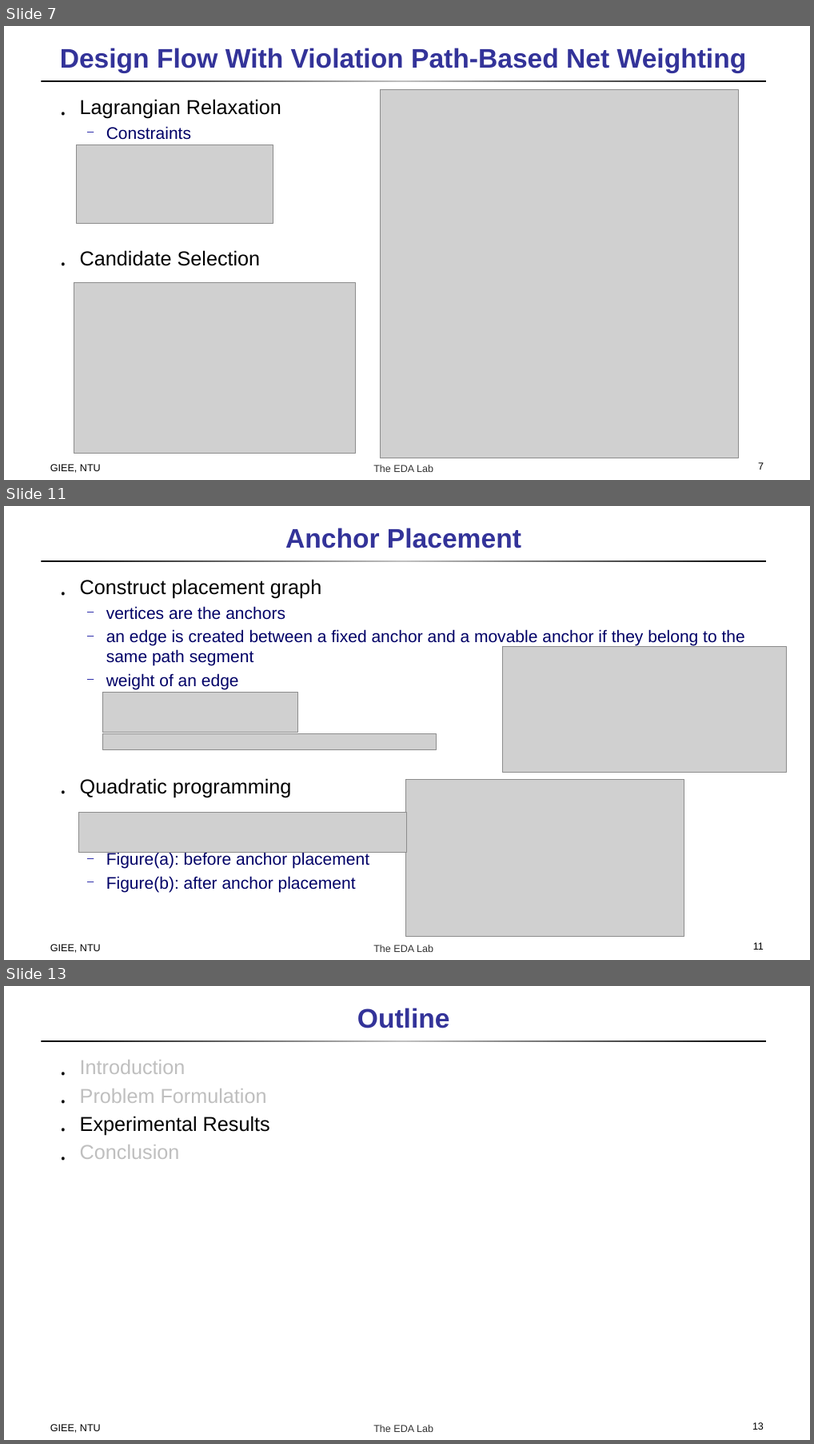
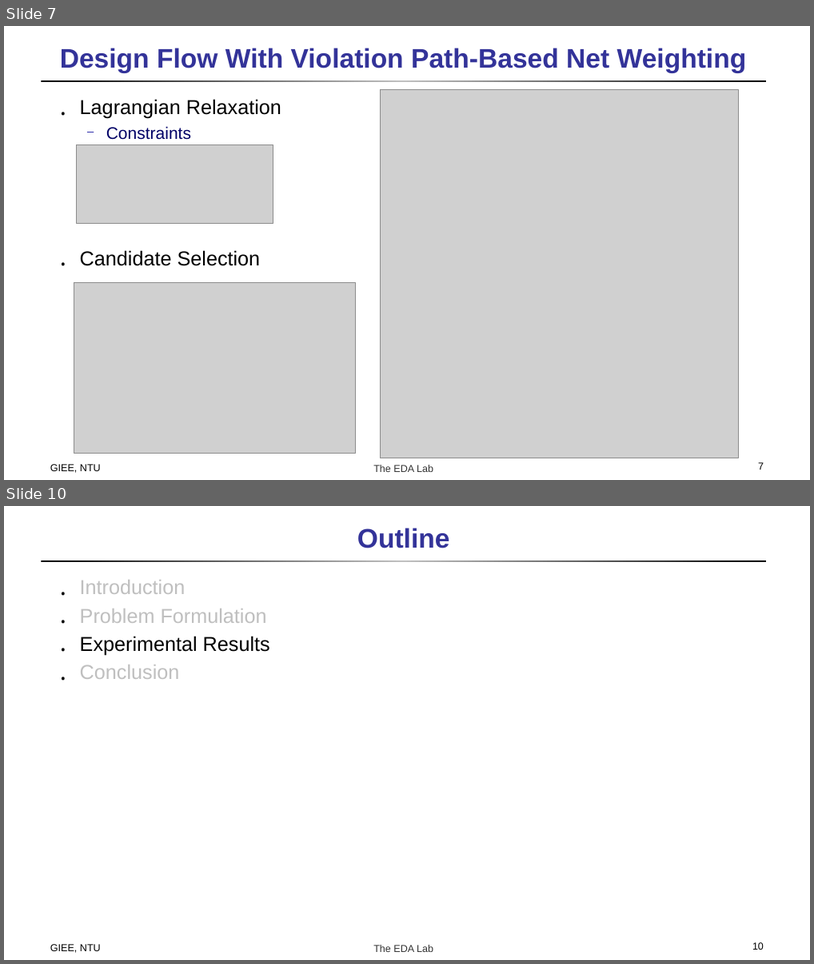
Before and after one commit to doctry/paper, a slide deck: incremental placement routing/Incremental Timing-Driven Placement With Approximated Signoff Wire Delay and Regression-Based Cell Delay.pptx. Shown one above the other, each under a label of ours: slides 7, 11 and 13 before the commit, slides 7 and 10 after it; the slides between them are not shown. The pictures are 814x1444 and 814x964 pixels, drawn with LibreOffice and Linux fonts; fonts in the diff are those of the drawing; grey boxes stand for pictures. Boxes give left, top, right and bottom in pixels: in the first picture for what was removed or moved away, otherwise in the second. Text is boxed around its words. In the diff, an @@ line names an element or a change of style, - is before the commit and + after.

```diff
--- a/incremental placement routing/Incremental Timing-Driven Placement With Approximated Signoff Wire Delay and Regression-Based Cell Delay.pptx
+++ b/incremental placement routing/Incremental Timing-Driven Placement With Approximated Signoff Wire Delay and Regression-Based Cell Delay.pptx
@@ slide 11 removed at (x1=4, y1=506, x2=810, y2=960), background #FFFFFF; not listed: 2 template elements that a slide beside it also shows @@
@@ title removed at (x1=286, y1=528, x2=522, y2=548) @@
-Anchor Placement
@@ text removed at (x1=80, y1=579, x2=746, y2=892) @@
-․ Construct placement graph
-  ─ vertices are the anchors
-  ─ an edge is created between a fixed anchor and a movable anchor if they belong to the same path segment
-  ─ weight of an edge
-․ Quadratic programming
-  ─ Figure(a): before anchor placement
-  ─ Figure(b): after anchor placement
@@ picture removed at (x1=502, y1=646, x2=787, y2=772) @@
@@ picture removed at (x1=102, y1=692, x2=298, y2=732) @@
@@ picture removed at (x1=102, y1=733, x2=437, y2=749) @@
@@ picture removed at (x1=406, y1=779, x2=685, y2=936) @@
@@ picture removed at (x1=78, y1=812, x2=406, y2=852) @@
@@ text removed at (x1=50, y1=944, x2=101, y2=952) @@
-GIEE, NTU
@@ page number removed at (x1=754, y1=942, x2=764, y2=949) @@
-11
@@ what was slide 13 is now slide 10 @@
@@ page number at (x1=753, y1=942, x2=764, y2=949): text changed @@
-13
+10
```
Also in this commit, not shown: 4 slides changed, 2 slides added, 2 other slides removed.
